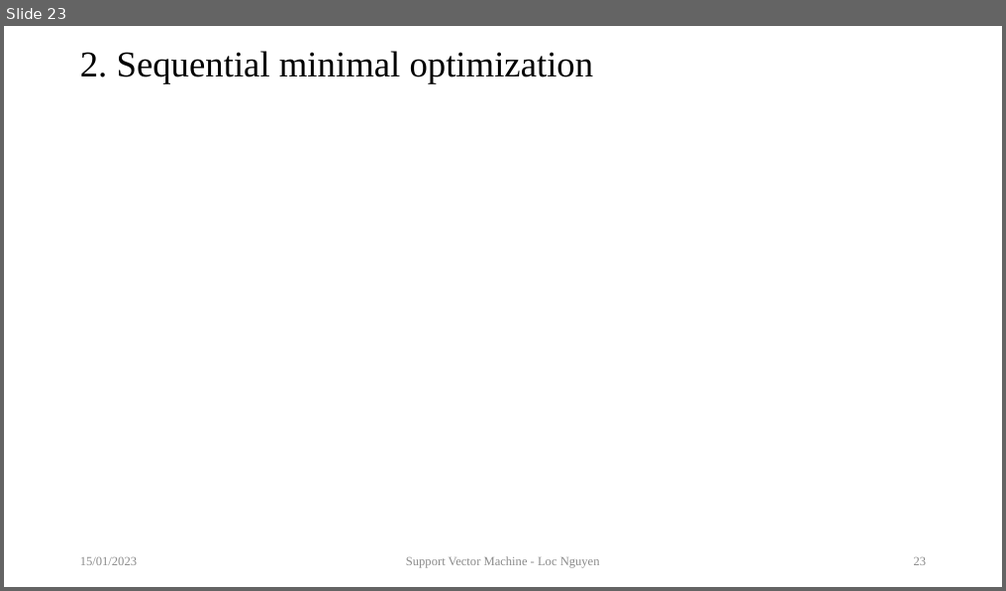
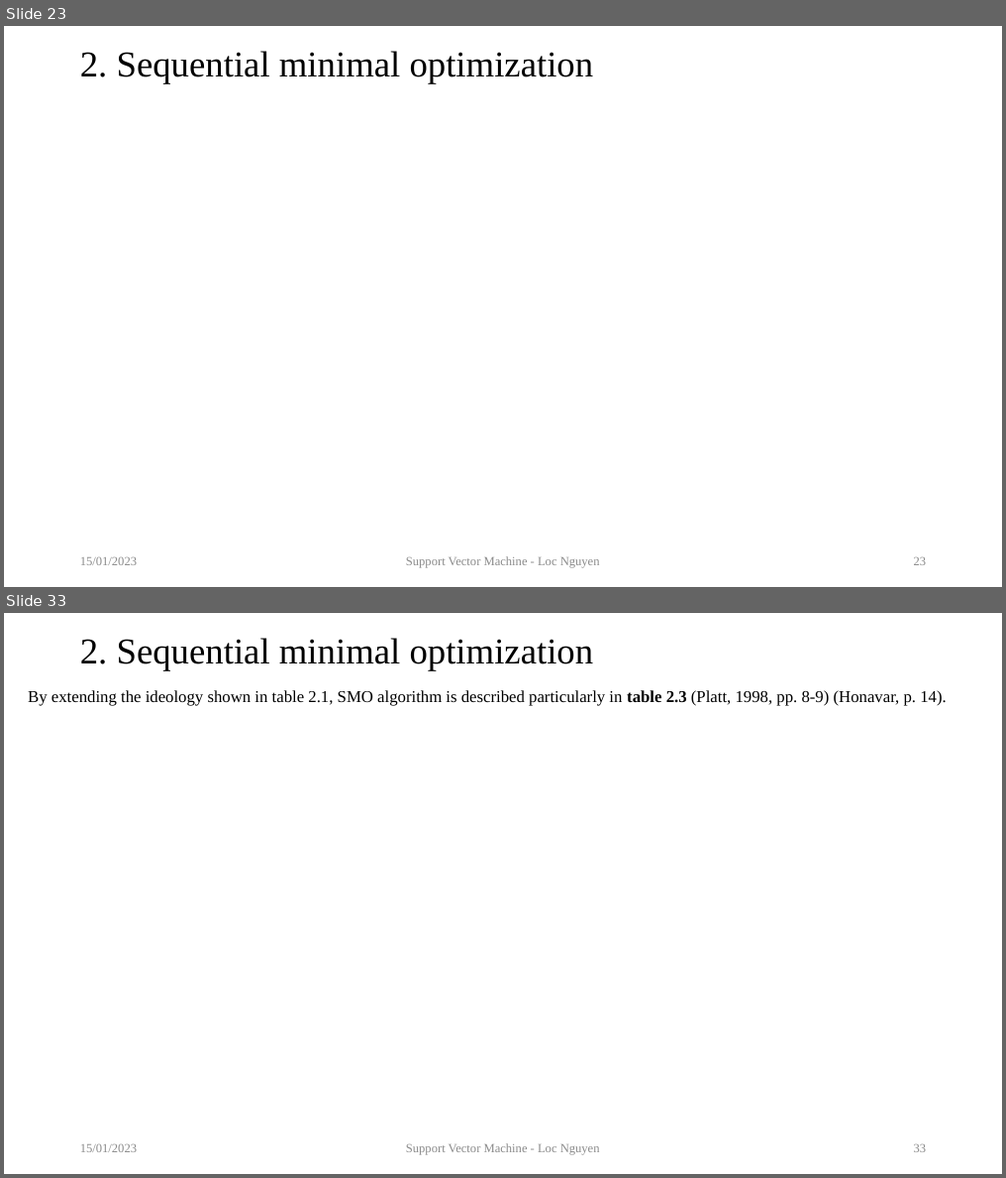
Before and after one commit to sciencepg/global-optimization, a slide deck: 09.TutorialOnSVM/artifact/TutorialOnSVM.pptx. Shown one above the other, each under a label of ours: slide 23 before the commit, slides 23 and 33 after it; the slides between them are not shown. The pictures are 1006x591 and 1006x1178 pixels, drawn with LibreOffice and Linux fonts; fonts in the diff are those of the drawing; grey boxes stand for pictures. Boxes give left, top, right and bottom in pixels: in the first picture for what was removed or moved away, otherwise in the second. Text is boxed around its words. In the diff, an @@ line names an element or a change of style, - is before the commit and + after.

```diff
--- a/09.TutorialOnSVM/artifact/TutorialOnSVM.pptx
+++ b/09.TutorialOnSVM/artifact/TutorialOnSVM.pptx
@@ slide 33 added at <box>4,613,1002,1174</box>, background #FFFFFF @@
@@ title added at <box>80,638,594,671</box>, 35 pt, text #000000 @@
+2. Sequential minimal optimization
@@ text added at <box>28,690,946,706</box>, 16 pt, text #000000 @@
+By extending the ideology shown in table 2.1, SMO algorithm is described particularly in table 2.3 (Platt, 1998, pp. 8-9) (Honavar, p. 14).
@@ text added at <box>80,1145,137,1153</box>, 12 pt, text #8C8C8C @@
+15/01/2023
@@ text added at <box>406,1144,600,1156</box>, 12 pt, text #8C8C8C @@
+Support Vector Machine - Loc Nguyen
@@ page number added at <box>914,1145,927,1153</box>, 12 pt, text #8C8C8C @@
+33
```
Also in this commit, not shown: 4 slides changed, 24 other slides added, 1 other file.
